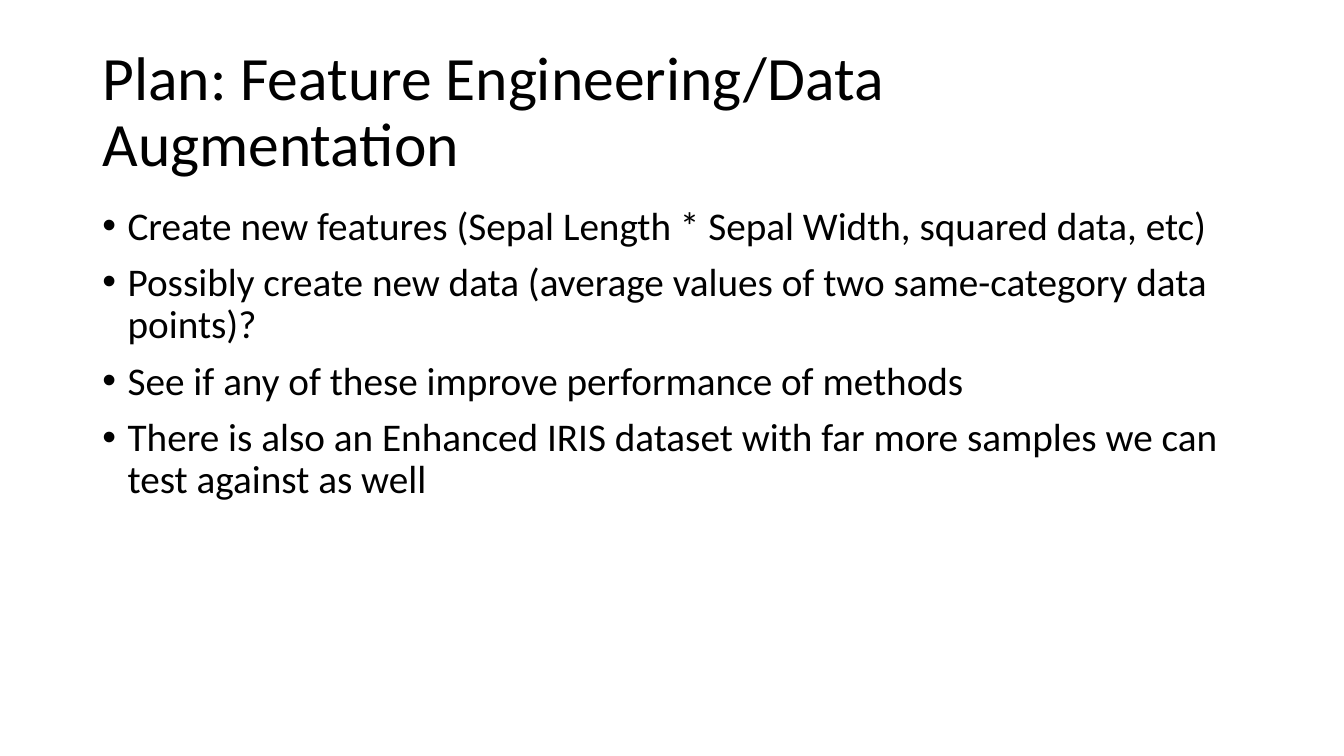
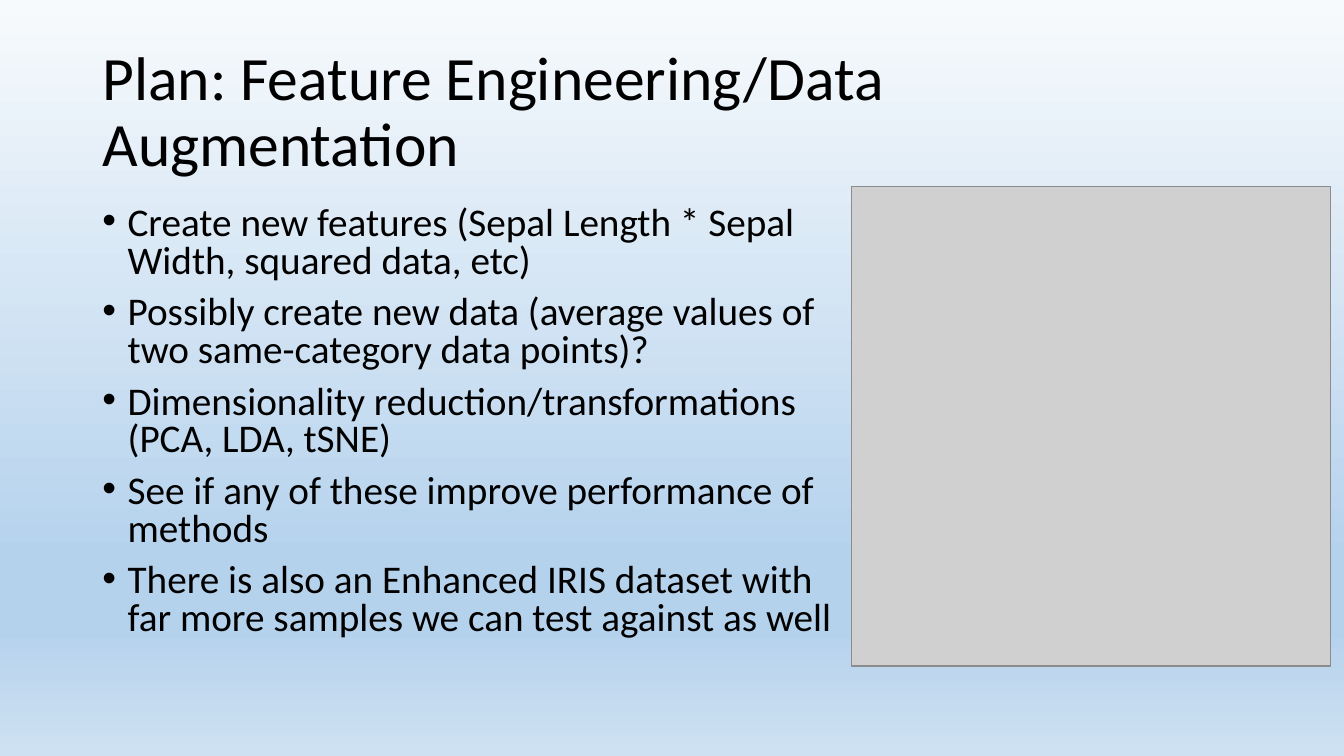
Before and after one commit to anthony-t123/6140Project, a slide deck: slide 3 of pitch slides.PPTX. Drawn at 1344x756 pixels with LibreOffice and Linux fonts; fonts in the diff are those of the drawing; grey boxes stand for pictures. Boxes give left, top, right and bottom in pixels: in the first picture for what was removed or moved away, otherwise in the second. Text is boxed around its words. In the diff, an @@ line names an element or a change of style, - is before the commit and + after.

Commit message:
Add images, styling, and a few small edits to pitch ppt

```diff
--- a/pitch slides.PPTX
+++ b/pitch slides.PPTX
@@ background #FFFFFF to gradient #F7FAFD to #B5D2EC to #CEE1F2 @@
@@ text at [128,207,831,638]: line spacing 0.9 to 0.8 @@
@@ picture added at [852,187,1332,666] @@
@@ text at [128,387,796,458]: paragraph added @@
+• Dimensionality reduction/transformations (PCA, LDA, tSNE)
```
Also in this commit, not shown: 3 other slides changed.
